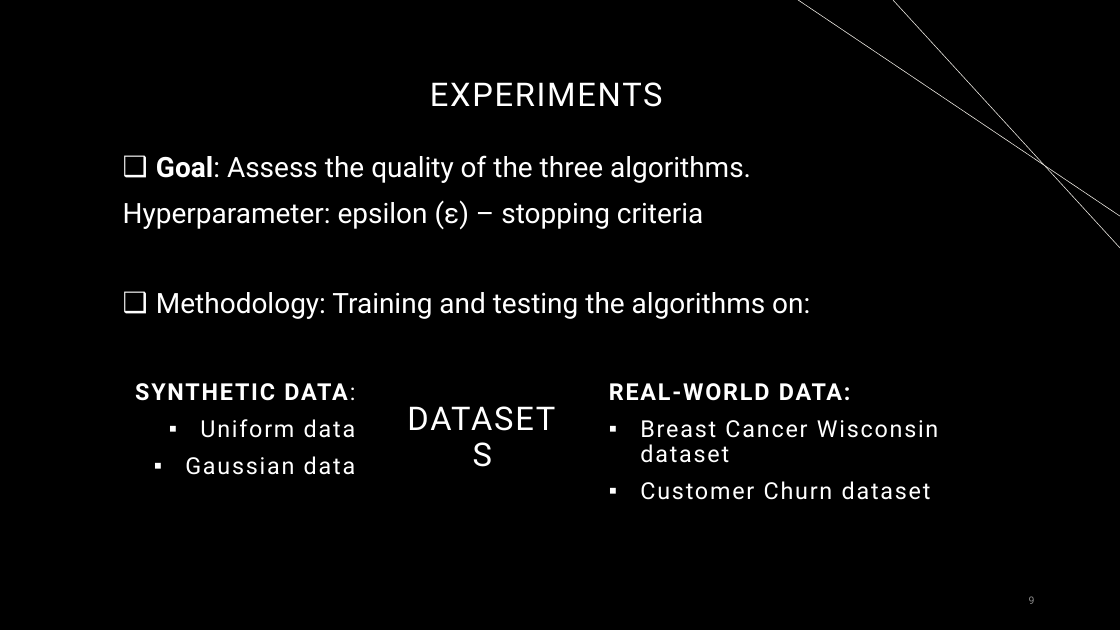
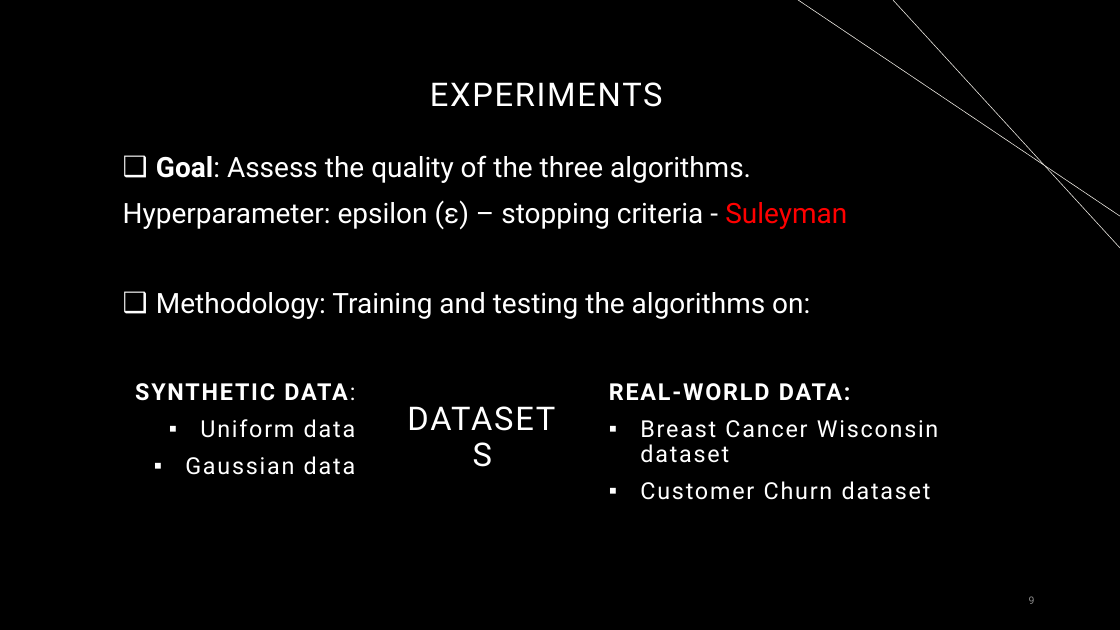
Before and after one commit to suleymanerim1/MEB_FrankWolfe_Optimization, a slide deck: slide 9 of Theory/Minimum Enclosing Ball for FW_Updated.pptx. Drawn at 1120x630 pixels with LibreOffice and Linux fonts; fonts in the diff are those of the drawing. Boxes give left, top, right and bottom in pixels: in the first picture for what was removed or moved away, otherwise in the second. Text is boxed around its words. In the diff, an @@ line names an element or a change of style, - is before the commit and + after.

```diff
--- a/Theory/Minimum Enclosing Ball for FW_Updated.pptx
+++ b/Theory/Minimum Enclosing Ball for FW_Updated.pptx
@@ text at (123,200,847,230): text changed @@
-Hyperparameter: epsilon (ε) – stopping criteria
+Hyperparameter: epsilon (ε) – stopping criteria - Suleyman
```
Also in this commit, not shown: 11 other slides changed.
